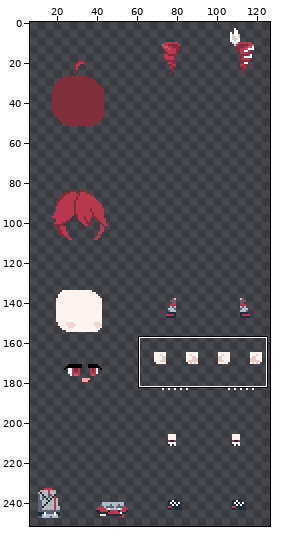
Two versions of one sprite sheet, Assets/Sprites/Character/Character_Teto.png. The picture above shows the old version from afar; the outline marks the close-up.
Close-up. Before the edit:
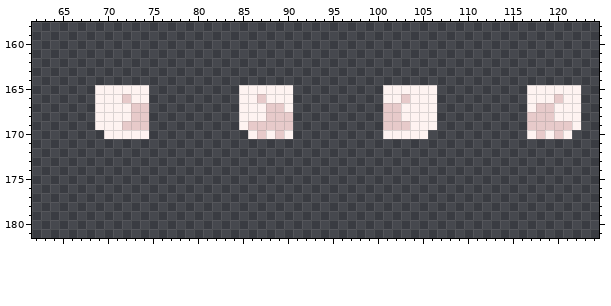
The file is 128x256 pixels. Shown: x 62..124, y 158..181. The wide view leaves out empty margins.
New version:
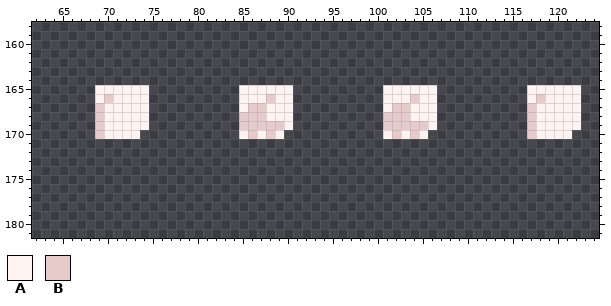
Palette (. is transparent): A #fef3f1  B #e7caca
The edit:
{"y":166,"x":70,"old":"A","new":"B"}
{"y":166,"x":72,"old":"B","new":"A"}
{"y":166,"x":87,"old":"BA","new":"AB"}
{"y":166,"x":103,"old":"BA","new":"AB"}
{"y":166,"x":118,"old":"A","new":"B"}
{"y":166,"x":120,"old":"B","new":"A"}
{"y":167,"x":69,"old":"A","new":"B"}
{"y":167,"x":73,"old":"BB","new":"AA"}
{"y":167,"x":86,"old":"AABB","new":"BBAA"}
{"y":167,"x":101,"old":"B","new":"A"}
{"y":167,"x":103,"old":"A","new":"B"}
{"y":167,"x":117,"old":"ABB","new":"BAA"}
{"y":168,"x":69,"old":"A","new":"B"}
{"y":168,"x":73,"old":"BB","new":"AA"}
{"y":168,"x":85,"old":"AAABBB","new":"BBBAAA"}
{"y":168,"x":103,"old":"A","new":"B"}
{"y":168,"x":118,"old":"BB","new":"AA"}
{"y":169,"x":69,"old":"A","new":"B"}
{"y":169,"x":72,"old":"BBB","new":"AAA"}
{"y":169,"x":85,"old":"A","new":"B"}
{"y":169,"x":90,"old":"B","new":"A"}
{"y":169,"x":104,"old":"AA","new":"BB"}
{"y":169,"x":118,"old":"BBBB","new":"AAAA"}
{"y":170,"x":69,"old":".","new":"B"}
{"y":170,"x":74,"old":"A","new":"."}
{"y":170,"x":85,"old":".ABABA","new":"ABABA."}
{"y":170,"x":102,"old":"A","new":"B"}
{"y":170,"x":104,"old":"A","new":"B"}
{"y":170,"x":117,"old":"AB","new":"BA"}
{"y":170,"x":120,"old":"B","new":"A"}
{"label":"changed","picture_box":[95,94,149,139]}
{"label":"changed","picture_box":[239,94,293,139]}
{"label":"changed","picture_box":[383,94,428,139]}
{"label":"changed","picture_box":[527,94,572,139]}
